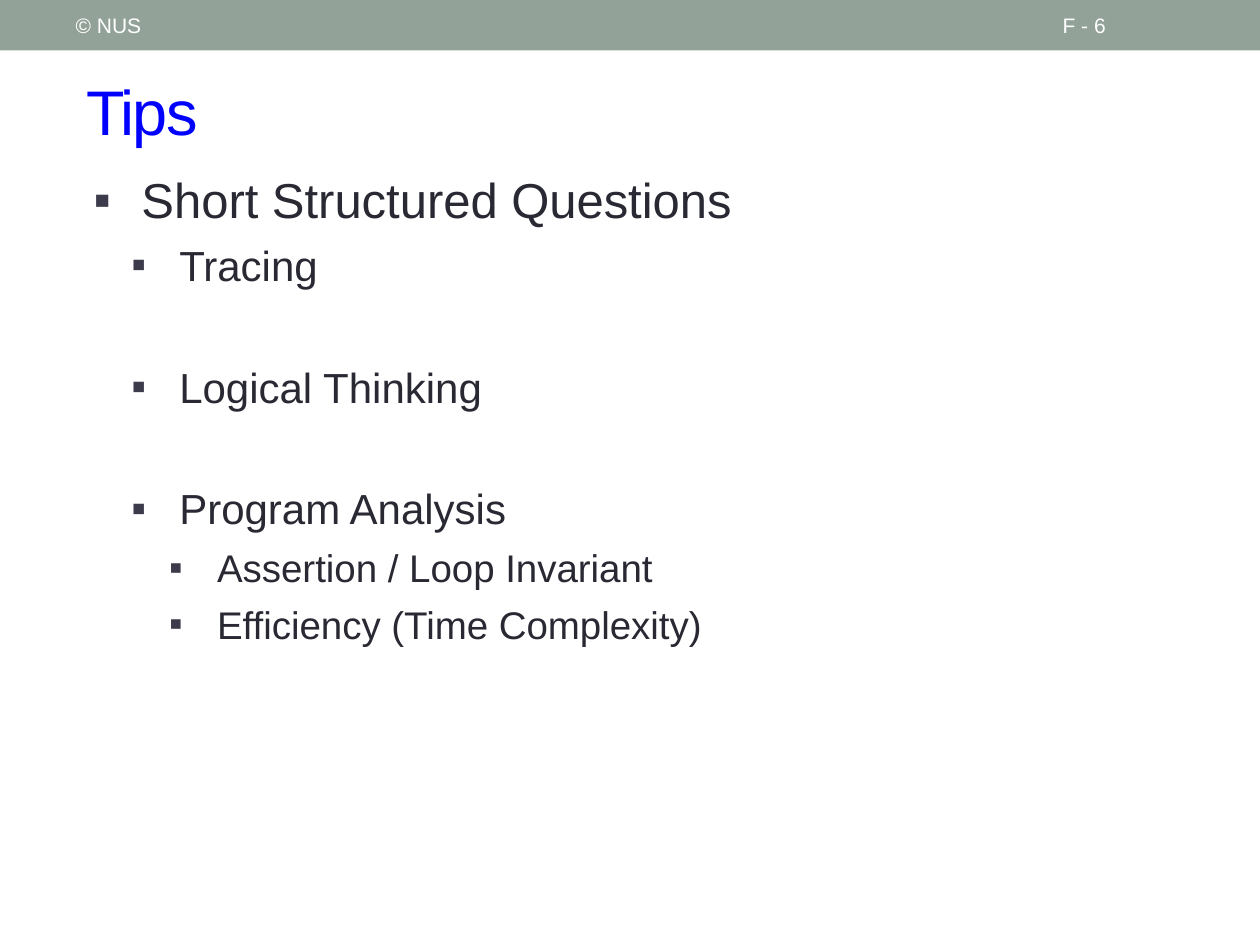
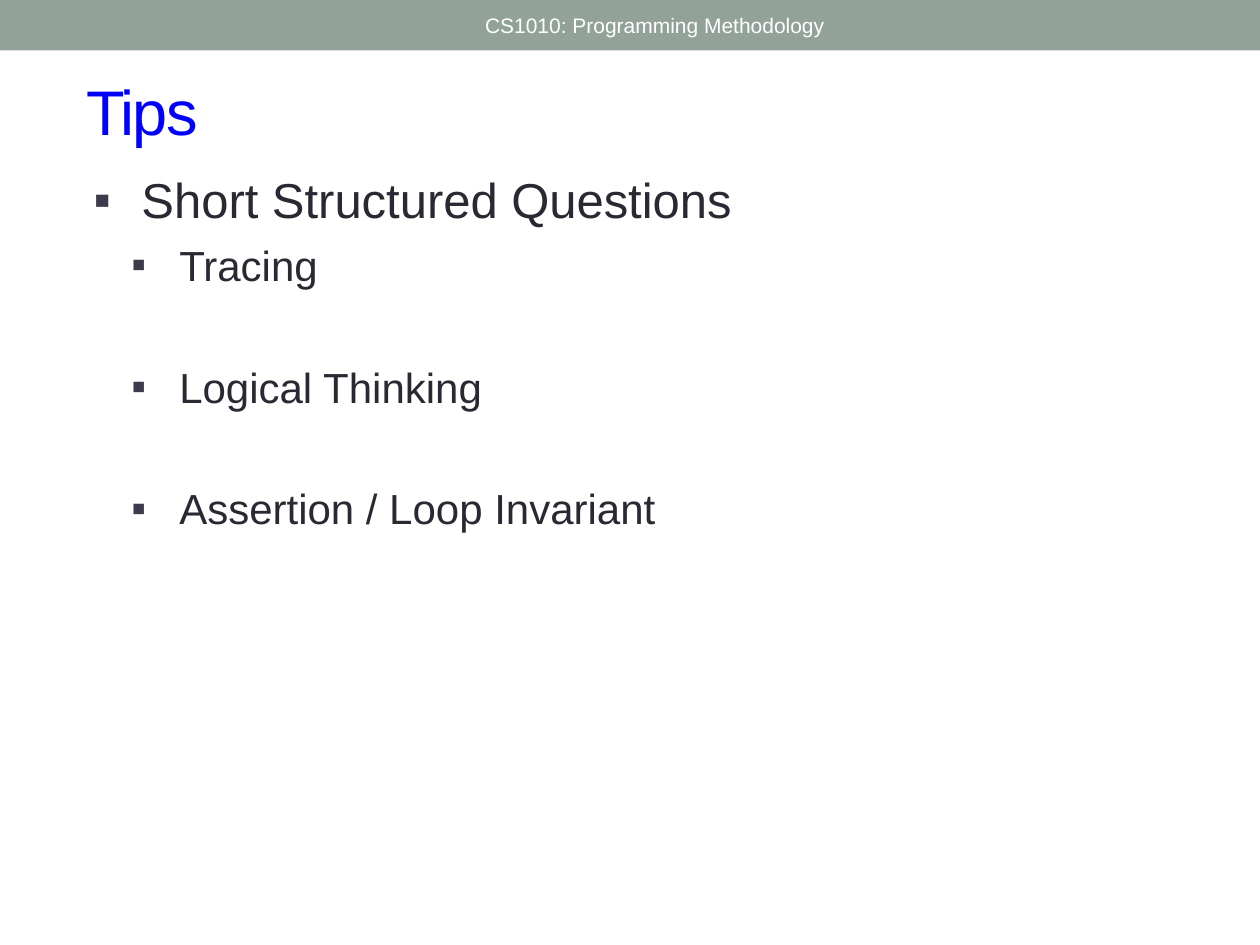
Before and after one commit to nus-cs1010-2425-s2/website, a slide deck: slide 6 of slides/Future.pptx. Drawn at 1260x945 pixels with LibreOffice and Linux fonts; fonts in the diff are those of the drawing. Boxes give left, top, right and bottom in pixels: in the first picture for what was removed or moved away, otherwise in the second. Text is boxed around its words. In the diff, an @@ line names an element or a change of style, - is before the commit and + after.

```diff
--- a/slides/Future.pptx
+++ b/slides/Future.pptx
@@ text removed at [97,18,141,33] @@
-© NUS
@@ text added at [485,18,824,37], 12 pt, text #FFFFFF @@
+CS1010: Programming Methodology
@@ page number removed at [1063,18,1106,33] @@
-F - 6
@@ text at [179,493,506,533]: paragraph removed @@
-  ▪ Program Analysis
@@ text at [179,493,655,533]: size 22 to 24 pt in "Assertion / Loop Invariant"; list level 3 to 2 in "Assertion / Loop Invariant" @@
@@ text at [217,611,702,646]: paragraph removed @@
-    ▪ Efficiency (Time Complexity)
```
Also in this commit, not shown: 10 other slides changed, 1 slide added, 2 other files.
